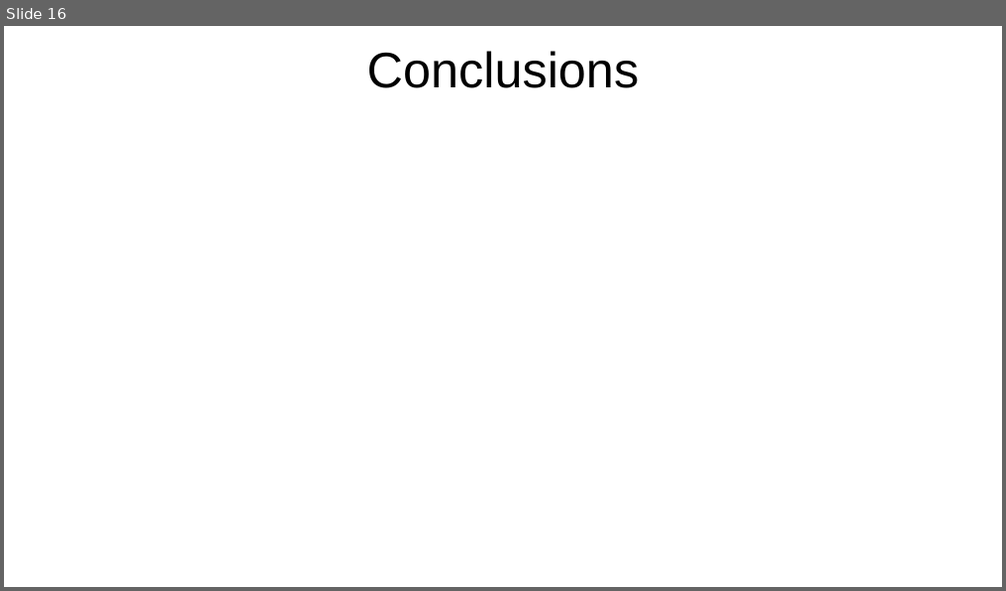
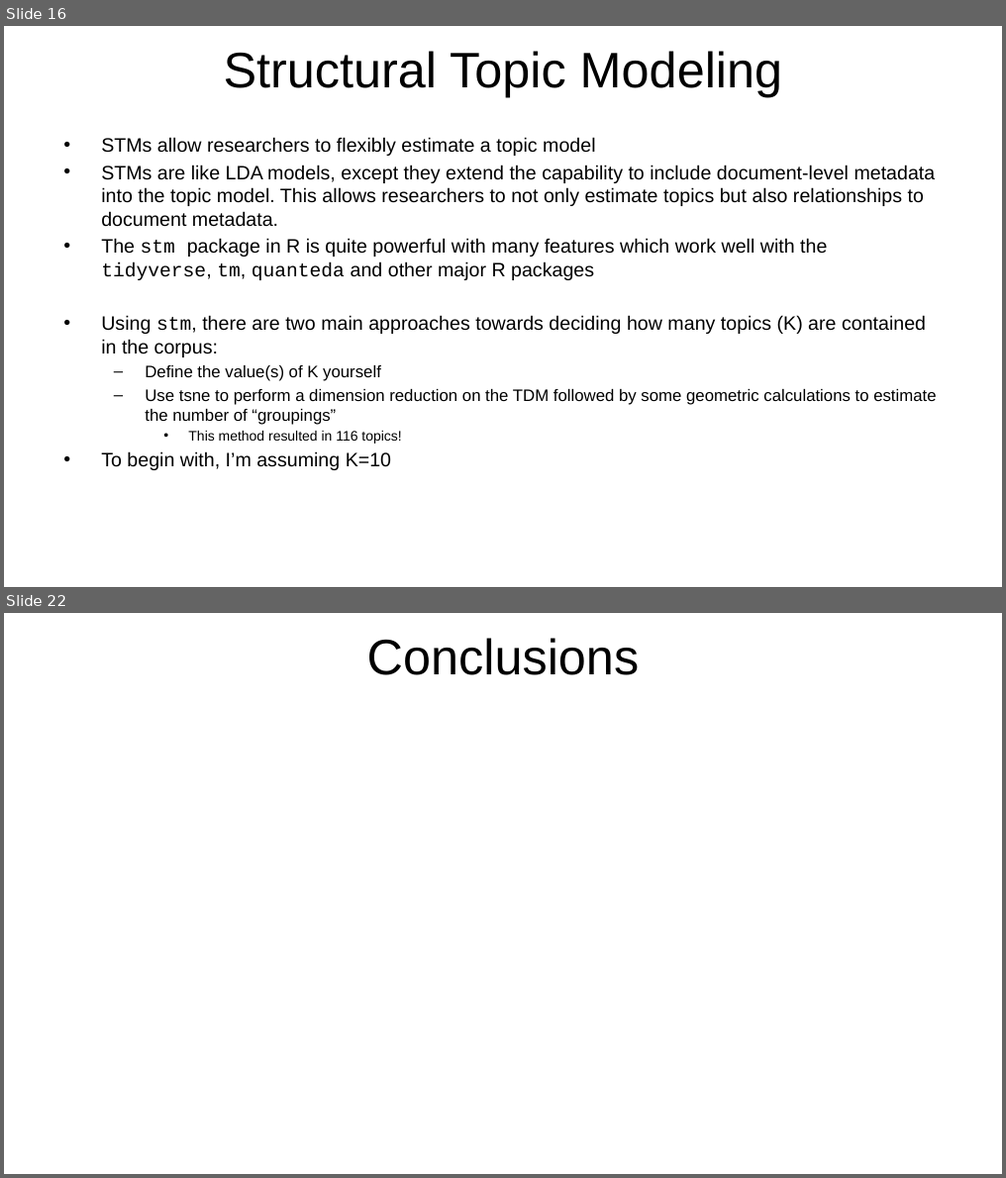
Before and after one commit to rsangole/453_TextAnalysis_FinalProject, a slide deck: reports/Final Report.pptx. Shown one above the other, each under a label of ours: slide 16 before the commit, slides 16 and 22 after it; the slides between them are not shown. The pictures are 1006x591 and 1006x1178 pixels, drawn with LibreOffice and Linux fonts; fonts in the diff are those of the drawing; background and template pictures are left out. Boxes give left, top, right and bottom in pixels: in the first picture for what was removed or moved away, otherwise in the second. Text is boxed around its words. In the diff, an @@ line names an element or a change of style, - is before the commit and + after.

Commit message:
Switches STM to doc_id level. Finishes outline of report with graphs

```diff
--- a/reports/Final Report.pptx
+++ b/reports/Final Report.pptx
@@ slide 16 added at (4, 26, 1002, 587), background picture (left out) @@
@@ title added at (224, 51, 782, 97), 36 pt, text #000000 @@
+Structural Topic Modeling
@@ text added at (101, 137, 936, 471), 14 pt, text #000000 @@
+• STMs allow researchers to flexibly estimate a topic model
+• STMs are like LDA models, except they extend the capability to include document-level metadata into the topic model. This allows researchers to not only estimate topics but also relationships to document metadata.
+• The stm package in R is quite powerful with many features which work well with the tidyverse, tm, quanteda and other major R packages
+• Using stm, there are two main approaches towards deciding how many topics (K) are contained in the corpus:
+  – Define the value(s) of K yourself
+  – Use tsne to perform a dimension reduction on the TDM followed by some geometric calculations to estimate the number of “groupings”
+    • This method resulted in 116 topics!
+• To begin with, I’m assuming K=10
@@ page number added at (720, 546, 952, 575), 12 pt, text #FFFFFF @@
+15
@@ what was slide 16 is now slide 22 @@
```
Also in this commit, not shown: 6 slides changed, 8 other slides added, 3 slides removed, 6 other files.
